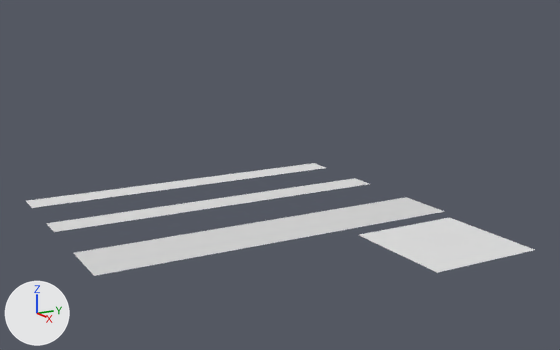
An edit to the Blender file Assets/allotment.blend, drawn before and after from the same camera.
Rendered twice from a 50 mm camera at (11.76, -6.55, 4.36) aimed at (-1.21, 0.8, 0.68). The axes (+X, +Y, +Z) are drawn at lower left. The lights are the same throughout.

The scene before the commit, as lines of its bpy script (objects in view):
```python
me_standard_bed = bpy.data.meshes.new('Standard Bed')
me_standard_bed.from_pydata([(-2.92, -0.5, 0.0), (2.92, -0.5, 0.0), (-2.92, 0.5, 0.0), (2.92, 0.5, 0.0)], [], [(0, 1, 3, 2)])
me_standard_bed.materials.append(mat_standard_bed)  # its picture is missing
me_standard_path = bpy.data.meshes.new('Standard Path')
me_standard_path.from_pydata([(-2.59, -0.5, 0.0), (2.59, -0.5, 0.0), (-2.59, 0.5, 0.0), (2.59, 0.5, 0.0)], [], [(0, 1, 3, 2)])
me_standard_path.materials.append(mat_grass02)  # its picture is missing
me_woodchip = bpy.data.meshes.new('woodchip')
me_woodchip.from_pydata([(-1.0, -1.0, 0.0), (1.0, -1.0, 0.0), (-1.0, 1.0, 0.0), (1.0, 1.0, 0.0)], [], [(0, 1, 3, 2)])
me_woodchip.materials.append(mat_woodchip)  # its picture is missing
ob_standard_bed = bpy.data.objects.new('Standard Bed', me_standard_bed)
ob_standard_bed.location = (0.0, 0.0, 0.0)
ob_standard_bed.rotation_euler = (3.142, 0.0, 1.571)  # degrees (180, 0, 90)
ob_standard_bed.scale = (1.2, 1.2, 1.0)
ob_standard_path = bpy.data.objects.new('Standard Path', me_standard_path)
ob_standard_path.location = (-2.17, 0.0, 0.0)
ob_standard_path.rotation_euler = (3.142, 0.0, 1.571)  # degrees (180, 0, 90)
ob_standard_path.scale = (1.35, 0.6, 1.0)
ob_woodchip = bpy.data.objects.new('woodchip', me_woodchip)
ob_woodchip.location = (2.65, 1.67, 0.28)
# also in view: 'path_woodchip' at (-3.96, 0.0, 0.0)
```
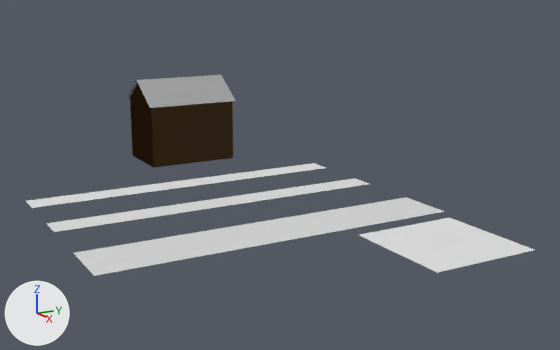
Commit message: Add shed_composite - now 1.4mb

The change in detail:
Material 'Brownish' (mat_brownish) is new.
Its base color is (0.22, 0.12, 0.0482) (brown #81613e).
Its roughness is 0.4.
Material 'DarkGrey' (mat_darkgrey) is new.
Its base color is (0.391, 0.391, 0.391) (grey #a8a8a8).
Mesh me_shed_composite is new.
It has 36 vertices, 14 faces and spans x -0.85..0.82, y -1.07..1.07, z 0.07..2.1.
Faces by material slot: [2, 12].
It uses material mat_darkgrey (grey #a8a8a8).
It uses material mat_brownish (brown #81613e).
Object 'Shed_composite' (ob_shed_composite) is new; it shows me_shed_composite.
Its location is (-6.32, 0.85, -0.02).
Its scale is (1.0, 1.06, 1.0).

What differs and where, as boxes [x1, y1, x2, y2] in the pictures (560 x 350 px):
'Shed_composite', added
    after: [126, 75, 236, 167]
    faces in mat_brownish (brown #81613e): [130, 84, 233, 167]
    faces in mat_darkgrey (grey #a8a8a8): [126, 75, 236, 108]
